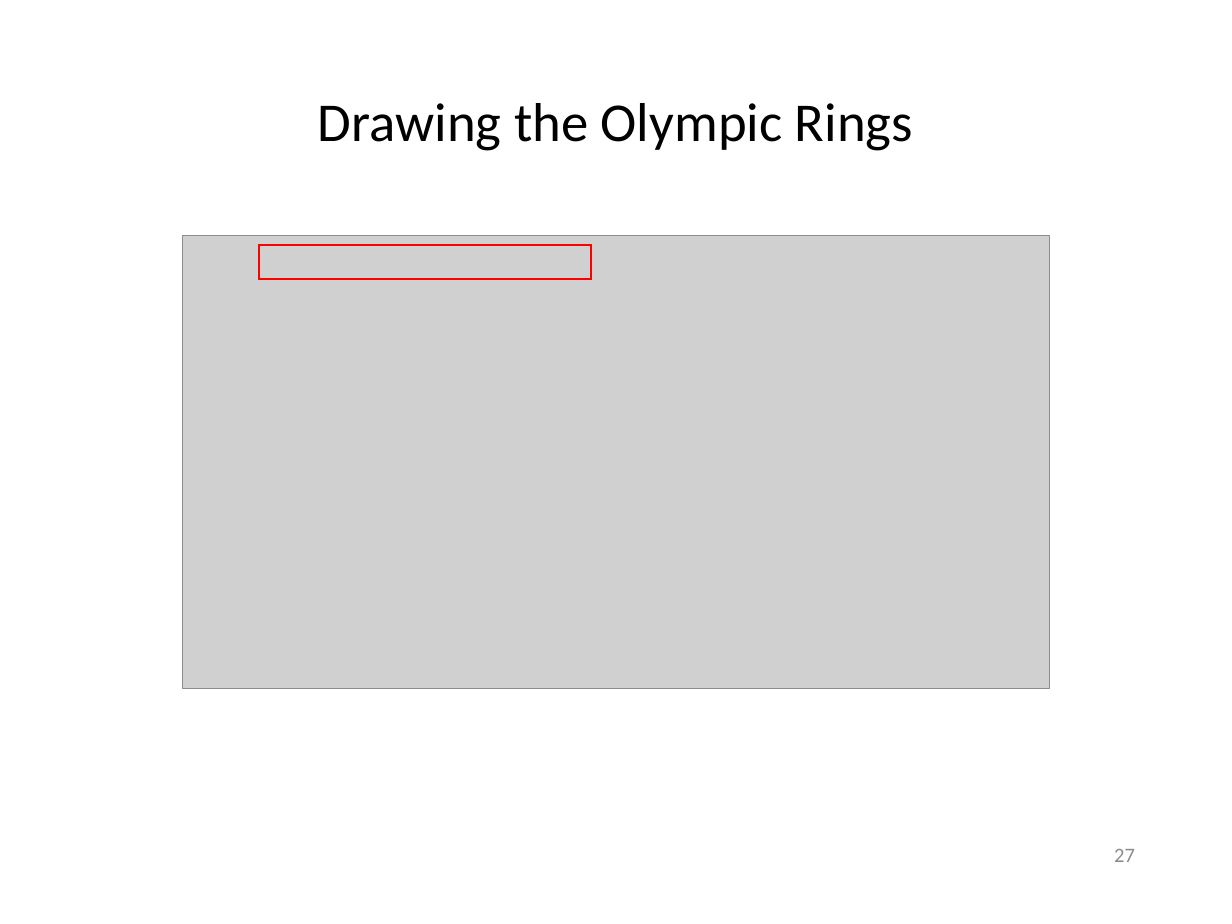
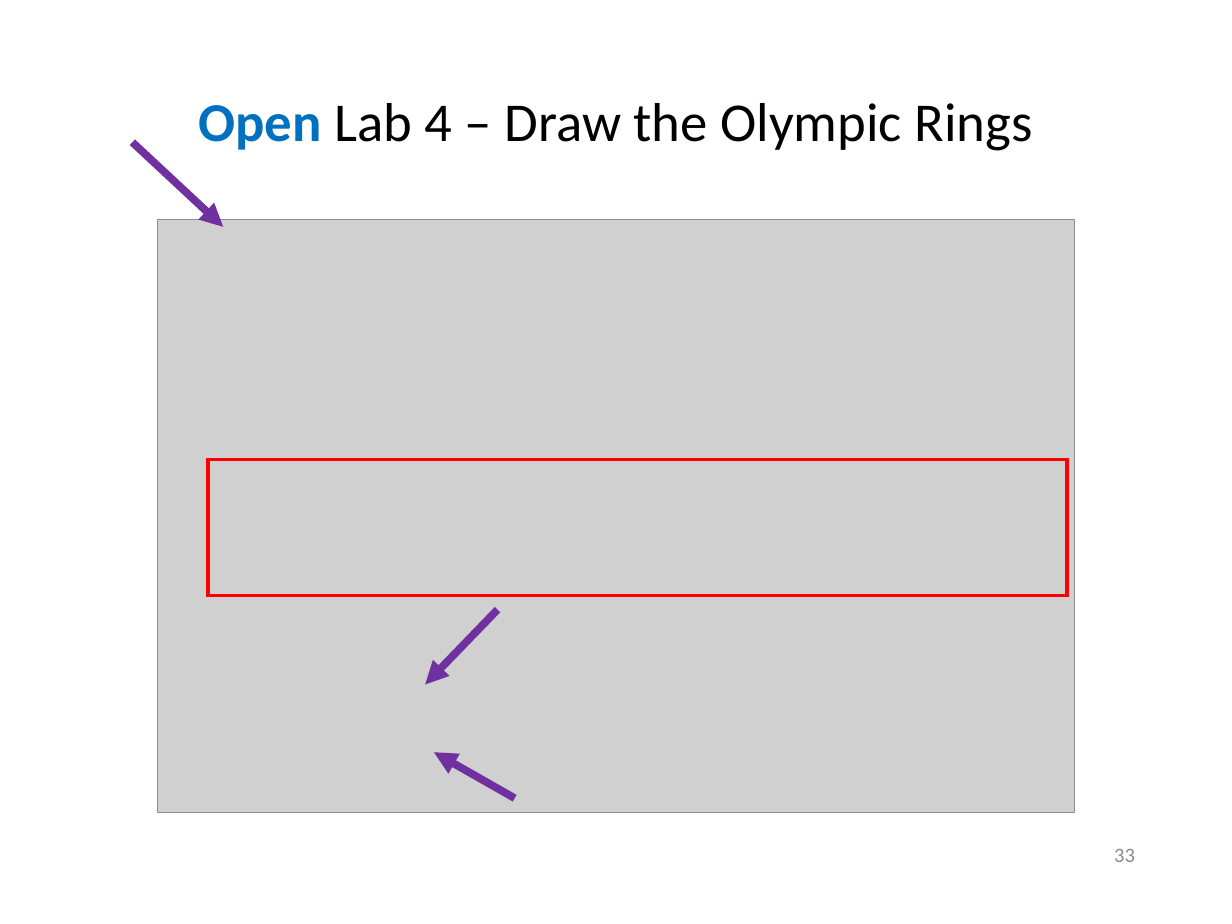
Before and after one commit to dbiersach/scicomp301-cpp-linux, a slide deck: slide 33 of session05/Session 05 - 2D Graphics, Polar Coordinates.pptx (slide 27 before the commit). Drawn at 1232x924 pixels with LibreOffice and Linux fonts; fonts in the diff are those of the drawing; grey boxes stand for pictures. Boxes give left, top, right and bottom in pixels: in the first picture for what was removed or moved away, otherwise in the second. Text is boxed around its words. In the diff, an @@ line names an element or a change of style, - is before the commit and + after.

```diff
--- a/session05/Session 05 - 2D Graphics, Polar Coordinates.pptx
+++ b/session05/Session 05 - 2D Graphics, Polar Coordinates.pptx
@@ title at box(198, 103, 1032, 151): text changed @@
-Drawing the Olympic Rings
+Open Lab 4 – Draw the Olympic Rings
@@ arrow added from (132, 142) to (223, 227), #7030A0 4.5 pt @@
@@ picture: place and size @@
-picture at box(182, 235, 1050, 689)
+picture at box(158, 219, 1074, 812)
@@ rectangle removed at box(259, 245, 590, 278) @@
@@ rectangle added at box(208, 460, 1067, 595), outline #FF0000 2.25 pt @@
@@ arrow added from (498, 610) to (425, 685), #7030A0 4.5 pt @@
@@ arrow added from (515, 798) to (434, 753), #7030A0 4.5 pt @@
@@ page number at box(1114, 849, 1135, 862): text changed @@
-27
+33
```
Also in this commit, not shown: 8 other slides changed, 7 slides added, 1 other file.
